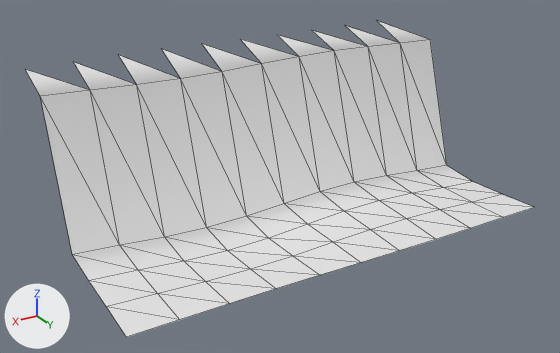
The OBJ model models/areas/lake/grass_-2_2.obj: old version first, new version second.
One viewpoint serves both versions: a 50 mm camera at (-18.2, -25.3, 23.1) aimed at (-40.7, -62.8, 4.3). Lighting does not change. The marker at lower left points along +X, +Y and +Z. The older version comes first. Mesh edges are drawn as thin lines. Where no turn or scale is listed for an object, it has been applied to the vertices. Vertices at exactly the same position are counted once.

Names of what the first picture shows: 'grass_-2_2'.
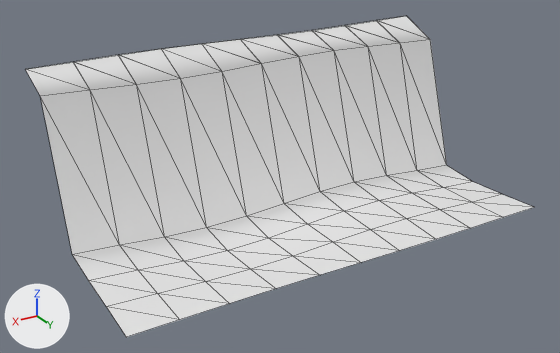
Where the change shows, as pixel boxes [x1, y1, x2, y2] in the pictures (560 x 353 px):
'grass_-2_2', reshaped
    before: [25, 21, 534, 337]
    after: [25, 16, 534, 337]
part 1 of me_grass__2_2, added
    after: [26, 16, 429, 90]

The change, as a diff of the scene's bpy script:
```diff
--- a/models/areas/lake/grass_-2_2.obj.py
+++ b/models/areas/lake/grass_-2_2.obj.py
@@ me_grass__2_2 @@
 # used by ob_grass__2_2; location = (0.0, 0.0, 0.0)
-me_grass__2_2.from_pydata(...)  # 65 vertices, 90 faces; spans x -56.0..-28.0, y -70.0..-56.0, z 0.9..11.3
+me_grass__2_2.from_pydata(...)  # 96 vertices, 110 faces; spans x -56.0..-28.0, y -70.0..-56.0, z 0.9..11.3
+# me_grass__2_2 part 1
+# 26 vertices are added at x -56.0..-28.0, y -70.0..-67.2, z 10.0..11.3
+# 5 new vertices lie (2.8, 0.0, 0.0) away from vertices in x -56.0..-33.6, y -70.0, z 11.1..11.2
+# 20 new faces join them
```
